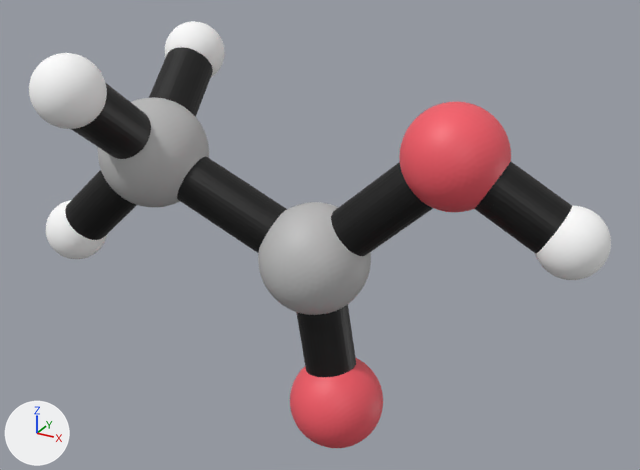
Before and after pictures for a commit that changed the glTF model Acetico.glb.
One viewpoint serves both versions: a 50 mm camera at (3.1, -5.16, 4.41) aimed at (0.17, 0.17, 1.74). Lighting does not change. The marker at lower left points along +X, +Y and +Z. The first picture is the older version. Where no turn or scale is listed for an object, it has been applied to the vertices. Vertices at exactly the same position are counted once.
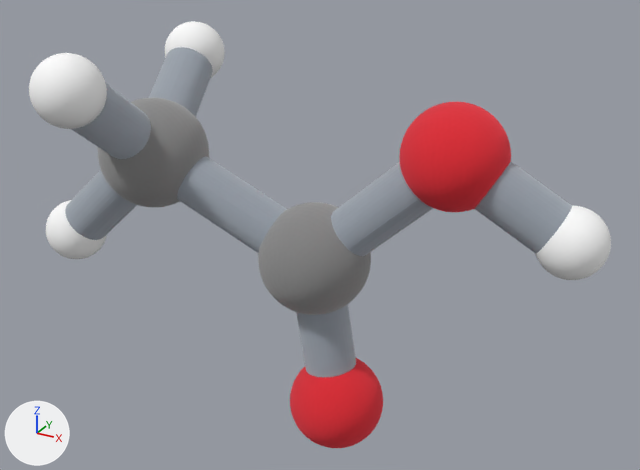
Boxes (x1, y1, x2, y2) around the edits, measured in the pictures (640 x 470 px):
'Mesh_0', recoloured (darker)
    both: (400, 102, 511, 212)
'Mesh_3', recoloured (darker)
    both: (258, 202, 371, 315)
'Mesh_2', recoloured (darker)
    both: (98, 97, 209, 206)
'Mesh_1', recoloured (darker)
    both: (290, 358, 383, 448)
part 1 of me_mesh_8, recoloured (black to grey)
    both: (65, 47, 572, 377)
part 2 of me_mesh_8, recoloured (black to light grey)
    both: (65, 47, 572, 377)

What changed in the scene script:
```text
Add mat_enlaces:
    mat_enlaces = bpy.data.materials.new('enlaces')
    mat_enlaces.use_nodes = True; mat_enlaces.node_tree.nodes.clear()
    _N = mat_enlaces.node_tree.nodes; _L = mat_enlaces.node_tree.links
    n0 = _N.new('ShaderNodeBsdfPrincipled'); n0.name = 'Principled BSDF'
    n0.inputs[1].default_value = 1.0  # 'Metallic'
    n0.inputs[2].default_value = 1.0  # 'Roughness'
    n1 = _N.new('ShaderNodeOutputMaterial'); n1.name = 'Material Output'
    n2 = _N.new('ShaderNodeVertexColor'); n2.name = 'Color Attribute'
    _L.new(n0.outputs[0], n1.inputs[0])  # 'BSDF' to 'Surface'
    _L.new(n2.outputs[0], n0.inputs[0])  # 'Color' to 'Base Color'
Add mat_atom_c2:
    mat_atom_c2 = bpy.data.materials.new('atom_C2')
    mat_atom_c2.use_nodes = True; mat_atom_c2.node_tree.nodes.clear()
    _N = mat_atom_c2.node_tree.nodes; _L = mat_atom_c2.node_tree.links
    n0 = _N.new('ShaderNodeBsdfPrincipled'); n0.name = 'Principled BSDF'
    n0.inputs[1].default_value = 1.0  # 'Metallic'
    n0.inputs[2].default_value = 1.0  # 'Roughness'
    n1 = _N.new('ShaderNodeOutputMaterial'); n1.name = 'Material Output'
    n2 = _N.new('ShaderNodeVertexColor'); n2.name = 'Color Attribute'
    _L.new(n0.outputs[0], n1.inputs[0])  # 'BSDF' to 'Surface'
    _L.new(n2.outputs[0], n0.inputs[0])  # 'Color' to 'Base Color'
Add mat_atom_c1:
    mat_atom_c1 = bpy.data.materials.new('atom_C1')
    mat_atom_c1.use_nodes = True; mat_atom_c1.node_tree.nodes.clear()
    _N = mat_atom_c1.node_tree.nodes; _L = mat_atom_c1.node_tree.links
    n0 = _N.new('ShaderNodeBsdfPrincipled'); n0.name = 'Principled BSDF'
    n0.inputs[1].default_value = 1.0  # 'Metallic'
    n0.inputs[2].default_value = 1.0  # 'Roughness'
    n1 = _N.new('ShaderNodeOutputMaterial'); n1.name = 'Material Output'
    n2 = _N.new('ShaderNodeVertexColor'); n2.name = 'Color Attribute'
    _L.new(n0.outputs[0], n1.inputs[0])  # 'BSDF' to 'Surface'
    _L.new(n2.outputs[0], n0.inputs[0])  # 'Color' to 'Base Color'
Add mat_atom_o2:
    mat_atom_o2 = bpy.data.materials.new('atom_O2')
    mat_atom_o2.use_nodes = True; mat_atom_o2.node_tree.nodes.clear()
    _N = mat_atom_o2.node_tree.nodes; _L = mat_atom_o2.node_tree.links
    n0 = _N.new('ShaderNodeBsdfPrincipled'); n0.name = 'Principled BSDF'
    n0.inputs[1].default_value = 1.0  # 'Metallic'
    n0.inputs[2].default_value = 1.0  # 'Roughness'
    n1 = _N.new('ShaderNodeOutputMaterial'); n1.name = 'Material Output'
    n2 = _N.new('ShaderNodeVertexColor'); n2.name = 'Color Attribute'
    _L.new(n0.outputs[0], n1.inputs[0])  # 'BSDF' to 'Surface'
    _L.new(n2.outputs[0], n0.inputs[0])  # 'Color' to 'Base Color'
Add mat_atom_o1:
    mat_atom_o1 = bpy.data.materials.new('atom_O1')
    mat_atom_o1.use_nodes = True; mat_atom_o1.node_tree.nodes.clear()
    _N = mat_atom_o1.node_tree.nodes; _L = mat_atom_o1.node_tree.links
    n0 = _N.new('ShaderNodeBsdfPrincipled'); n0.name = 'Principled BSDF'
    n0.inputs[1].default_value = 1.0  # 'Metallic'
    n0.inputs[2].default_value = 1.0  # 'Roughness'
    n1 = _N.new('ShaderNodeOutputMaterial'); n1.name = 'Material Output'
    n2 = _N.new('ShaderNodeVertexColor'); n2.name = 'Color Attribute'
    _L.new(n0.outputs[0], n1.inputs[0])  # 'BSDF' to 'Surface'
    _L.new(n2.outputs[0], n0.inputs[0])  # 'Color' to 'Base Color'
Change me_mesh_0:
    where me_mesh_0.from_pydata(...)  # 1002 vertices, 2000 faces; spans x 0.762..1.511, y -0.056..0.694, z 0.513..1.263
    remove me_mesh_0.materials.append(mat_defaultmaterial)
    add me_mesh_0.materials.append(mat_atom_o1)
Change me_mesh_1:
    where me_mesh_1.from_pydata(...)  # 1002 vertices, 2000 faces; spans x -0.013..0.726, y -0.263..0.477, z -1.578..-0.838
    remove me_mesh_1.materials.append(mat_defaultmaterial_001)
    add me_mesh_1.materials.append(mat_atom_o2)
Change me_mesh_2:
    where me_mesh_2.from_pydata(...)  # 1002 vertices, 2000 faces; spans x -1.619..-0.77, y -0.443..0.407, z 0.22..1.07
    remove me_mesh_2.materials.append(mat_defaultmaterial_002)
    add me_mesh_2.materials.append(mat_atom_c1)
Change me_mesh_3:
    where me_mesh_3.from_pydata(...)  # 1002 vertices, 2000 faces; spans x -0.28..0.569, y -0.289..0.561, z -0.447..0.403
    remove me_mesh_3.materials.append(mat_defaultmaterial_003)
    add me_mesh_3.materials.append(mat_atom_c2)
Change me_mesh_8:
    where me_mesh_8.from_pydata(...)  # 1154 vertices, 2304 faces; spans x -2.11..2.07, y -1.0..0.99, z -1.24..1.48
    remove me_mesh_8.materials.append(mat_material_0)  # white #ffffff
    me_mesh_8 part 1: all 2303 faces that had it switch from mat_defaultmaterial_004 to mat_enlaces
    me_mesh_8 part 2: 2303 faces centred in x -2.1..2.07, y -0.99..0.98, z -1.24..1.42 are repainted in the vertex colours; the middle colour goes from black #000000 to light grey #cad0d7
    add me_mesh_8.materials.append(mat_atom_o1_001)  # white #ffffff
```
